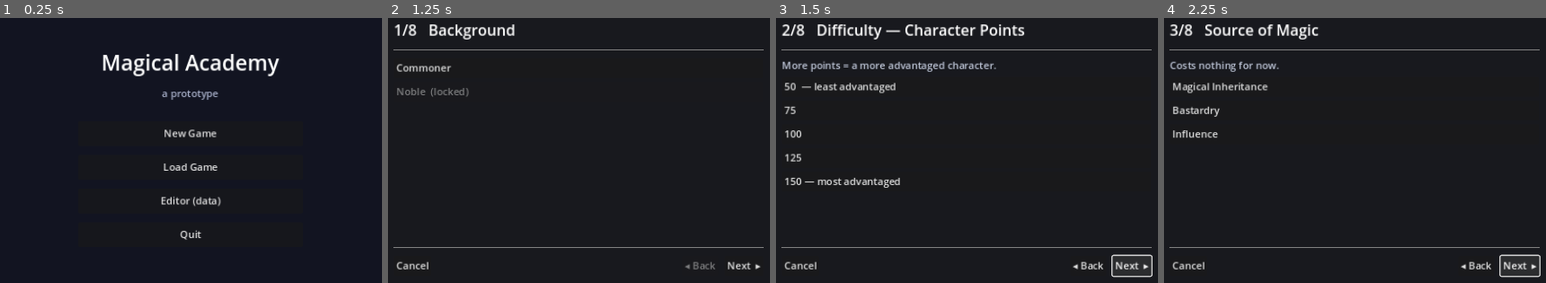
Above: before the commit, frames 1-4 (left to right).
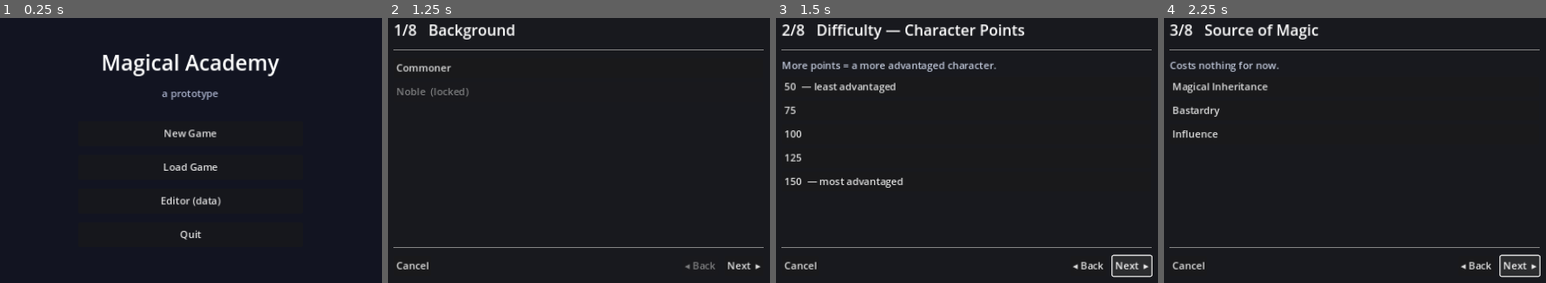
Above: after the commit, the same moments.

Repository: NyxTheCrow/academy
Game: Godot game, scene res://scenes/Root.tscn
The game is run twice, just before and just after one commit, with the same random seed, the same clock (stepped at 60 frames per second) and the same inputs.
Inputs:
- Up to frame 1 (0.25 s): no input
- Up to frame 2 (1.25 s): click "New Game" at 0.5 s
- Up to frame 3 (1.5 s): click "Next ▸" at 1.25 s
- Up to frame 4 (2.25 s): click "Next ▸" at 2 s

Frames 1-2 are identical in both runs. In frame 3, 0.4% of the frame differs, in the area x 7-34%, y 60-65%; in frame 4, nothing differs.

Commit message:
Expose remaining hardcoded numbers as tuning; soften focus costs
Tuning (data/tuning.json) now also covers every number that was still baked
into code:
- calendar shape (weeks/month, months/trimester, trimesters/year, school
  days/week) — month/trimester/year lengths derive from these
- starting max_energy
- combat grid width/height and cell size
- character-creation difficulty point tiers

GameState, CombatMode, and CharCreationMode read these at runtime with the
old constants as fallbacks, so a missing or partial tuning file still runs.

Focus costs re-tuned to fit an average teen's daily mental bandwidth: a
lecture now costs 12 (was 20) and a study session 8 (was 15), with the
minimum-focus gate lowered to 8 to match — a full school day plus some
evening study is sustainable instead of burning out after ~5 hours. These
costs live per-action in locations.json and stay editable there.

Added tests for the new calendar/combat tuning knobs.

Co-Authored-By: Claude Opus 4.8 <noreply@anthropic.com>
Claude-Session: https://claude.ai/code/session_01YZg37CEKBKZxHJukh6HEMW

Diff:
--- a/data/locations.json
+++ b/data/locations.json
@@ -34,7 +34,7 @@
 		"actions": [
 			{ "id": "change_clothes", "name": "Change into uniform", "duration": 5, "effects": { "tags": ["dressed"], "remove_tags": ["scruffy"] }, "requires": { "without_tags": ["dressed"] } },
 			{ "id": "wash_up", "name": "Wash up", "duration": 10, "effects": { "energy": 5, "tags": ["fresh"], "needs": { "hygiene": 30 } } },
-			{ "id": "study_room", "name": "Study at your desk", "duration": 30, "effects": { "energy": -10, "stats": { "focus": -15 } }, "requires": { "min_stats": { "focus": 10 } } },
+			{ "id": "study_room", "name": "Study at your desk", "duration": 30, "effects": { "energy": -10, "stats": { "focus": -8 } }, "requires": { "min_stats": { "focus": 8 } } },
 			{ "id": "sleep", "name": "Sleep until morning", "duration": 0, "sleep": true }
 		]
 	},
@@ -52,8 +52,8 @@
 		"description": "Rows of desks beneath a vaulted, rune-carved ceiling.",
 		"connections": ["corridor_a", "corridor_b"],
 		"actions": [
-			{ "id": "attend_lecture", "name": "Attend the lecture", "duration": 60, "effects": { "energy": -10, "stats": { "focus": -20 }, "flags": { "attended_lecture": true } }, "requires": { "tags": ["enrolled", "dressed"], "min_stats": { "focus": 10 }, "time_after": "09:00", "time_before" …(80 unchanged characters)…
-			{ "id": "study_class", "name": "Study quietly", "duration": 30, "effects": { "energy": -10, "stats": { "focus": -15 } }, "requires": { "min_stats": { "focus": 10 } } }
+			{ "id": "attend_lecture", "name": "Attend the lecture", "duration": 60, "effects": { "energy": -10, "stats": { "focus": -12 }, "flags": { "attended_lecture": true } }, "requires": { "tags": ["enrolled", "dressed"], "min_stats": { "focus": 8 }, "time_after": "09:00", "time_before" …(80 unchanged characters)…
+			{ "id": "study_class", "name": "Study quietly", "duration": 30, "effects": { "energy": -10, "stats": { "focus": -8 } }, "requires": { "min_stats": { "focus": 8 } } }
 		]
 	},
 	"corridor_b": {
--- a/data/tuning.json
+++ b/data/tuning.json
@@ -3,9 +3,16 @@
 		"start_minutes": 420,
 		"walk_minutes": 5
 	},
+	"calendar": {
+		"weeks_per_month": 4,
+		"months_per_trimester": 3,
+		"trimesters_per_year": 3,
+		"school_days_per_week": 5
+	},
 	"starting": {
 		"focus": 100,
 		"energy": 100,
+		"max_energy": 100,
 		"needs": { "hunger": 75, "thirst": 75, "bladder": 85, "hygiene": 85, "calm": 50, "mana": 100 }
 	},
 	"daily_focus_refill": 100,
@@ -23,6 +30,12 @@
 	"combat": {
 		"player_base_hp": 22,
 		"player_base_atk": 5,
-		"tag_atk_bonus": { "duelist": 2, "pyromancer": 1 }
+		"tag_atk_bonus": { "duelist": 2, "pyromancer": 1 },
+		"grid_w": 6,
+		"grid_h": 5,
+		"cell_size": 64
+	},
+	"char_creation": {
+		"difficulty_points": [50, 75, 100, 125, 150]
 	}
 }
--- a/scenes/modes/CharCreationMode.gd
+++ b/scenes/modes/CharCreationMode.gd
@@ -47,8 +47,30 @@
 var next_btn: Button
 
 func enter(_context: Dictionary) -> void:
+	_apply_tuning()
 	_build_ui()
 	_render()
+
+## Rebuild the difficulty step's point options from data/tuning.json
+## ("char_creation.difficulty_points"), so the budget tiers are editable.
+func _apply_tuning() -> void:
+	var cc: Dictionary = GameData.tuning.get("char_creation", {}) if GameData.tuning is Dictionary else {}
+	var pts: Array = cc.get("difficulty_points", [])
+	if pts.is_empty():
+		return
+	var opts: Array = []
+	for i in pts.size():
+		var val := int(pts[i])
+		var label := str(val)
+		if i == 0:
+			label += "  — least advantaged"
+		elif i == pts.size() - 1:
+			label += "  — most advantaged"
+		opts.append({"label": label, "value": val})
+	for step in _steps:
+		if step.get("key", "") == "difficulty":
+			step["options"] = opts
+	_points = int(pts[pts.size() / 2])   # default budget = the middle tier
 
 func _build_ui() -> void:
 	set_anchors_preset(Control.PRESET_FULL_RECT)
--- a/scenes/modes/CombatMode.gd
+++ b/scenes/modes/CombatMode.gd
@@ -7,9 +7,14 @@
 ## self. Basic move + strike carry no requirements, so everyone has them; Fire
 ## Wall needs "pyromancer", Brace needs "duelist", etc.
 
+# Fallback grid size; overridden from data/tuning.json ("combat" block) in enter().
 const GRID_W := 6
 const GRID_H := 5
 const CELL := 64
+
+var _grid_w := GRID_W
+var _grid_h := GRID_H
+var _cell := CELL
 
 var _units: Array = []
 var _player: Dictionary = {}
@@ -30,6 +35,10 @@
 var _ability_bar: HBoxContainer
 
 func enter(context: Dictionary) -> void:
+	var cmb: Dictionary = GameData.tuning.get("combat", {}) if GameData.tuning is Dictionary else {}
+	_grid_w = maxi(2, int(cmb.get("grid_w", GRID_W)))
+	_grid_h = maxi(2, int(cmb.get("grid_h", GRID_H)))
+	_cell = maxi(16, int(cmb.get("cell_size", CELL)))
 	var enc := GameData.get_encounter(str(context.get("encounter_id", "")))
 	_reward = enc.get("reward", {"effects": {"needs": {"calm": 5}}})
 	_penalty = enc.get("penalty", {"effects": {"energy": -30}})
@@ -56,7 +65,7 @@
 			atk += int(atk_bonus[tag])
 	_player = {
 		"name": GameState.player_name, "team": "player", "glyph": "@",
-		"max_hp": hp, "hp": hp, "atk": atk, "pos": Vector2i(0, GRID_H / 2),
+		"max_hp": hp, "hp": hp, "atk": atk, "pos": Vector2i(0, _grid_h / 2),
 	}
 	_units.append(_player)
 	var enemies: Array = enc.get("enemies", [{"name": "Rival", "hp": 22, "atk": 5, "move": 3}])
@@ -66,7 +75,7 @@
 			"name": e.get("name", "Foe"), "team": "enemy", "glyph": "E",
 			"max_hp": int(e.get("hp", 20)), "hp": int(e.get("hp", 20)),
 			"atk": int(e.get("atk", 5)), "move": int(e.get("move", 3)),
-			"pos": Vector2i(GRID_W - 1, clampi(1 + slot, 0, GRID_H - 1)),
+			"pos": Vector2i(_grid_w - 1, clampi(1 + slot, 0, _grid_h - 1)),
 		})
 		slot += 2
 
@@ -100,14 +109,14 @@
 	v.add_child(h)
 
 	var grid := GridContainer.new()
-	grid.columns = GRID_W
+	grid.columns = _grid_w
 	grid.add_theme_constant_override("h_separation", 4)
 	grid.add_theme_constant_override("v_separation", 4)
 	h.add_child(grid)
 	_cells.clear()
-	for i in GRID_W * GRID_H:
+	for i in _grid_w * _grid_h:
 		var b := Button.new()
-		b.custom_minimum_size = Vector2(CELL, CELL)
+		b.custom_minimum_size = Vector2(_cell, _cell)
 		b.add_theme_font_size_override("font_size", 28)
 		b.pressed.connect(_on_cell_pressed.bind(i))
 		grid.add_child(b)
@@ -173,9 +182,9 @@
 # --- Rendering --------------------------------------------------------------
 func _redraw() -> void:
 	var kind := _pending_kind()
-	for y in GRID_H:
-		for x in GRID_W:
-			var b: Button = _cells[y * GRID_W + x]
+	for y in _grid_h:
+		for x in _grid_w:
+			var b: Button = _cells[y * _grid_w + x]
 			var pos := Vector2i(x, y)
 			var u := _unit_at(pos)
 			var hz := _hazard_at(pos)
@@ -266,7 +275,7 @@
 func _on_cell_pressed(index: int) -> void:
 	if not _player_turn or _finished or _pending.is_empty():
 		return
-	var pos := Vector2i(index % GRID_W, index / GRID_W)
+	var pos := Vector2i(index % _grid_w, index / _grid_w)
 	match _pending_kind():
 		"move":
 			if not _has_moved and _reachable(pos, int(_pending.get("range", 3))):
@@ -296,7 +305,7 @@
 	var placed := 0
 	for dy in range(-half, length - half):
 		var p := Vector2i(center.x, center.y + dy)
-		if p.y >= 0 and p.y < GRID_H and _hazard_at(p).is_empty():
+		if p.y >= 0 and p.y < _grid_h and _hazard_at(p).is_empty():
 			_hazards.append({"pos": p, "dmg": dmg, "ttl": ttl})
 			placed += 1
 	if GameState.dev_mode:
--- a/scripts/GameState.gd
+++ b/scripts/GameState.gd
@@ -86,8 +86,8 @@
 		"mana": float(sn.get("mana", 100)),
 	}
 	tags = ["student", "enrolled"]
-	max_energy = 100
-	energy = int(start.get("energy", 100))
+	max_energy = int(start.get("max_energy", 100))
+	energy = int(start.get("energy", max_energy))
 	relationships = {}
 	flags = {}
 	fired_events = {}
@@ -96,6 +96,33 @@
 	state_changed.emit()
 
 # --- Calendar helpers (display-derived) -------------------------------------
+## Calendar shape is editable in data/tuning.json ("calendar" block); the
+## constants above are fallbacks. A week is always 7 days (the DAYS array);
+## months/trimesters/years are derived from the weeks-per-month etc. knobs.
+func _cal() -> Dictionary:
+	return _tune().get("calendar", {})
+
+func weeks_per_month() -> int:
+	return maxi(1, int(_cal().get("weeks_per_month", WEEKS_PER_MONTH)))
+
+func months_per_trimester() -> int:
+	return maxi(1, int(_cal().get("months_per_trimester", MONTHS_PER_TRIMESTER)))
+
+func trimesters_per_year() -> int:
+	return maxi(1, int(_cal().get("trimesters_per_year", TRIMESTERS_PER_YEAR)))
+
+func school_days_per_week() -> int:
+	return int(_cal().get("school_days_per_week", 5))
+
+func days_per_month() -> int:
+	return weeks_per_month() * 7
+
+func days_per_trimester() -> int:
+	return days_per_month() * months_per_trimester()
+
+func days_per_year() -> int:
+	return days_per_trimester() * trimesters_per_year()
+
 func weekday_index() -> int:
 	return day_count % 7
 
@@ -103,22 +130,22 @@
 	return DAYS[weekday_index()]
 
 func is_school_day() -> bool:
-	return weekday_index() < 5
+	return weekday_index() < school_days_per_week()
 
 func week_of_year() -> int:
 	return day_count / 7                       # 0-based
 
 func week_of_month() -> int:
-	return (day_count / 7) % WEEKS_PER_MONTH    # 0-based
+	return (day_count / 7) % weeks_per_month()  # 0-based
 
 func month_of_trimester() -> int:
-	return (day_count / DAYS_PER_MONTH) % MONTHS_PER_TRIMESTER
+	return (day_count / days_per_month()) % months_per_trimester()
 
 func trimester_of_year() -> int:
-	return (day_count / DAYS_PER_TRIMESTER) % TRIMESTERS_PER_YEAR
+	return (day_count / days_per_trimester()) % trimesters_per_year()
 
 func year_index() -> int:
-	return day_count / DAYS_PER_YEAR
+	return day_count / days_per_year()
 
 func time_string() -> String:
 	return "%02d:%02d" % [minutes_of_day / 60, minutes_of_day % 60]
--- a/tests/TestRunner.gd
+++ b/tests/TestRunner.gd
@@ -231,6 +231,11 @@
 	_check(GameData.tags_registry.size() >= 5, "tags registry loaded")
 	_check(GameData.tuning.has("need_decay_per_minute"), "tuning loaded")
 	_check(GameState.start_minutes() == 420, "tuning drives start time")
+	_check(GameState.weeks_per_month() == 4, "tuning drives calendar shape")
+	_check(GameState.school_days_per_week() == 5, "tuning drives school-day count")
+	_eq(GameState.days_per_year(), GameState.DAYS_PER_YEAR, "derived year length matches const")
+	var cmb: Dictionary = GameData.tuning.get("combat", {})
+	_check(cmb.has("grid_w") and cmb.has("player_base_hp"), "combat knobs exposed")
 
 func _test_stats_and_menus() -> void:
 	print("[stats + menus state]")
